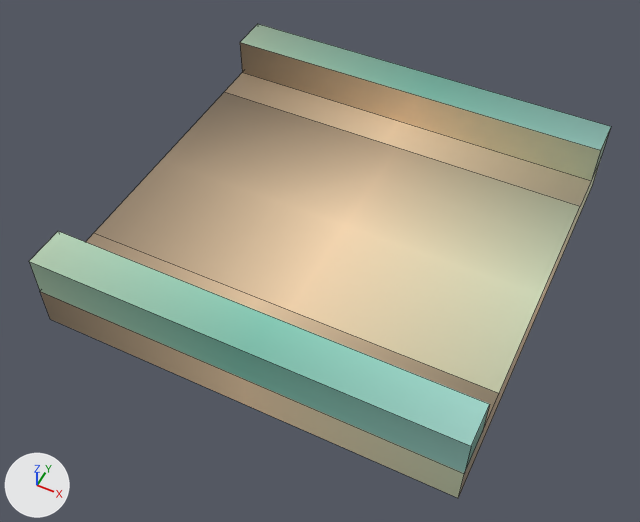
Before and after pictures for a commit that changed the FBX model FairyTaleDefender/Assets/_Game/Models/Environment/Tiles/Way_Straight.fbx.
Both versions are drawn from a 50 mm lens placed at (0.623, -1.354, 1.616), pointed at (-0.011, -0.088, 0.034). The lights are fixed; the arrows at lower left show +X, +Y and +Z. Mesh edges are drawn as thin lines. Where no turn or scale is listed for an object, it has been applied to the vertices.

Objects in the first picture: 'Way_Straight'.
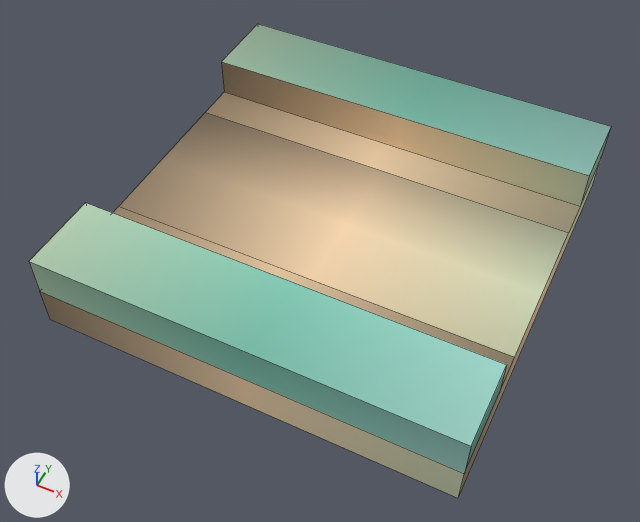
Diff of the bpy script that builds the scene:
```diff
--- a/FairyTaleDefender/Assets/_Game/Models/Environment/Tiles/Way_Straight.fbx.py
+++ b/FairyTaleDefender/Assets/_Game/Models/Environment/Tiles/Way_Straight.fbx.py
@@ me_cube_002 @@
 me_cube_002.from_pydata(...)  # 24 vertices, 18 faces; spans x -0.5..0.5, y -0.5..0.5, z 0.0..0.2
 # used by ob_way_straight; location = (0.0, 0.0, 0.0)
+# me_cube_002 part 1: all 6 vertices in x -0.5..0.5, y 0.3..0.4, z 0.1..0.2 are moved by (0.0, -0.1, 0.0)
+# me_cube_002 part 2: all 6 vertices in x -0.5..0.5, y -0.4..-0.3, z 0.1..0.2 are moved by (0.0, 0.1, 0.0)
 me_cube_002.materials.append(mat_colorpalette)
```

Changed parts and their boxes [x1, y1, x2, y2] in the pictures (640 x 522 px; the box of a moved part takes in the faces that stretch with it):
part 1 of me_cube_002, moved or reshaped: before [225, 24, 611, 206]; after [205, 24, 611, 233]
part 2 of me_cube_002, moved or reshaped: before [55, 92, 601, 428]; after [55, 113, 601, 428]
